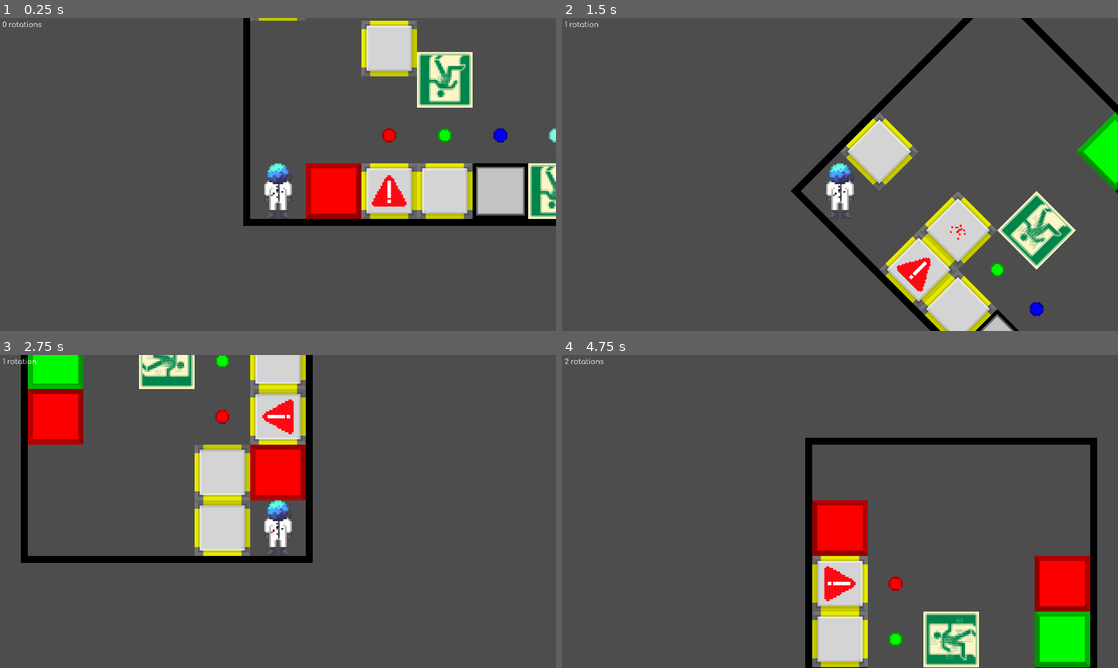
Above: before the commit, frames 1-4 (two rows, left to right).
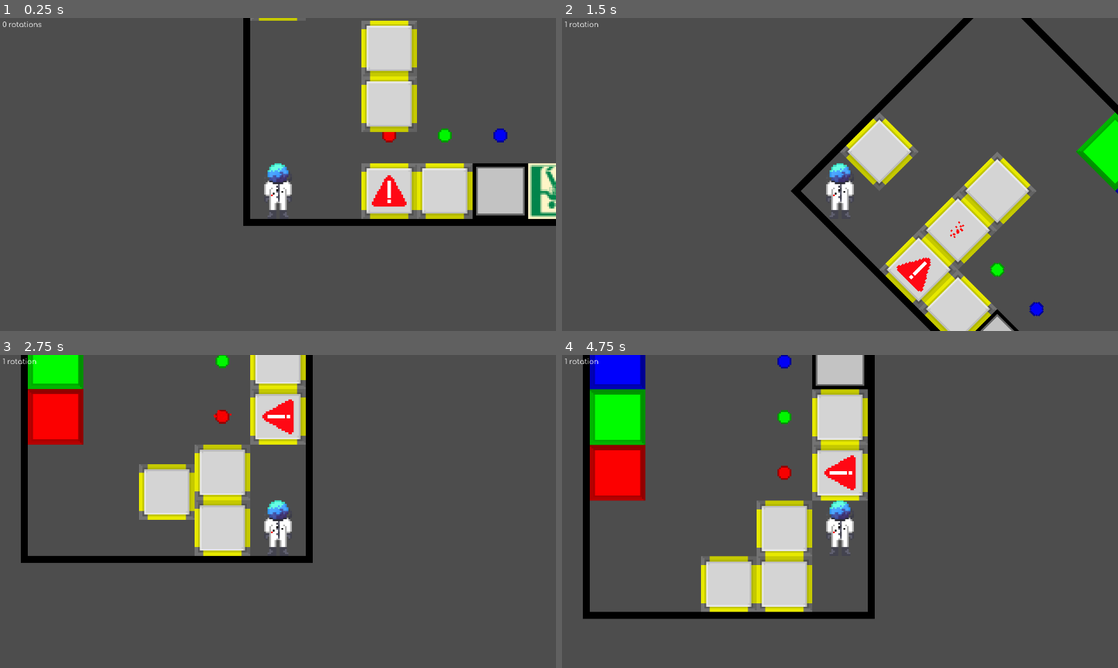
Above: after the commit, the same moments.

Repository: wojtekmal/escape-blocks
Game: Godot game, scene res://levels/test_level_template.tscn
Two runs of this game, one before a commit and one after it. Both use one fixed random seed, a clock stepped at 60 frames per second and the inputs below. This scene is started directly instead of the project's main scene.
Inputs (mouse positions are in pixels of both pictures, inside the frame that each line leads up to):
- Up to frame 1 (0.25 s): no input
- Up to frame 2 (1.5 s): move the mouse to (962, 158) at 0.52 s; hold Right (gravity_right) 0.53-1.28 s; click (962, 158) at 0.67 s; tap W (jump) at 0.77 s; move the mouse to (728, 190) at 1.27 s; hold Left (gravity_left) from 1.28 s (still down)
- Up to frame 3 (2.75 s): tap W (jump) at 1.52 s; move the mouse to (333, 442) at 2.02 s; release Left (gravity_left) at 2.03 s; hold Right (gravity_right) from 2.03 s (still down)
- Up to frame 4 (4.75 s): move the mouse to (812, 574) at 2.77 s; release Right (gravity_right) at 2.78 s; hold Up (gravity_up) 2.78-3.53 s; click (812, 574) at 2.92 s; tap W (jump) at 3.02, 3.77, 4.52 s; move the mouse to (1006, 558) at 3.52 s; hold Left (gravity_left) from 3.53 s (still down); move the mouse to (673, 464) at 4.27 s

The runs differ from the first frame. In frame 1, 5.3% of the frame differs, in the area x 55-100%, y 10-65%; in frame 2, 3.5%; in frame 3, 4.6%; in frame 4, 31%, in the area x 0-97%, y 0-100%.

Commit message:
doors

Diff:
--- a/engine/board_stuff/Door.tscn
+++ b/engine/board_stuff/Door.tscn
@@ -14,7 +14,7 @@
 shader_parameter/angle = 45.0
 
 [sub_resource type="RectangleShape2D" id="RectangleShape2D_1xlvr"]
-size = Vector2(62, 52)
+size = Vector2(63, 63)
 
 [node name="Door" type="Node2D"]
 script = ExtResource("1_lj0ds")
--- a/engine/levels/LevelTemplate.tscn
+++ b/engine/levels/LevelTemplate.tscn
@@ -333,7 +333,7 @@
 tile_set = SubResource("TileSet_srb8s")
 cell_quadrant_size = 32
 format = 2
-layer_0/tile_data = PackedInt32Array(262144, 6, 0, 262146, 2, 0, 262147, 1, 0, 262148, 0, 0, 262149, 4, 131072, 131075, 4, 131072, 196611, 7, 131072, 196610, 7, 65536, 196613, 7, 0, 196612, 7, 196608, 5, 9, 0, 4, 9, 196608, 3, 9, 131072, 2, 9, 65536, 262150, 7, 0, 6, 9, 0, 262145, 9, 65536, 65538, 1, 0)
+layer_0/tile_data = PackedInt32Array(262144, 6, 0, 262146, 2, 0, 262147, 1, 0, 262148, 0, 0, 262149, 4, 131072, 196611, 7, 131072, 196610, 7, 65536, 196612, 7, 196608, 4, 9, 196608, 3, 9, 131072, 2, 9, 65536, 65538, 1, 0, 131074, 1, 0)
 
 [node name="Counter" parent="." instance=ExtResource("9_pbxjo")]
 
--- a/engine/scripts/door.gd
+++ b/engine/scripts/door.gd
@@ -26,11 +26,11 @@
 	set_position(Vector2i(board_cords.x * 64 + 32 - board_dimensions.x * 32, board_cords.y * 64 + 32 - board_dimensions.y * 32))
 
 func _process(delta):
-	var can_close = $Area2D.get_overlapping_bodies().size() <= 1
-	if open == false && pressed_buttons == buttons_number && can_close:
+	var can_close : bool = $Area2D.get_overlapping_bodies().size() == 0
+	if open == false && pressed_buttons == buttons_number: #opening
 		open = true
 		opened(true)
-	elif open == true && pressed_buttons != buttons_number && can_close:
+	elif open == true && pressed_buttons != buttons_number && can_close: #closing
 		open = false
 		opened(false)
 
